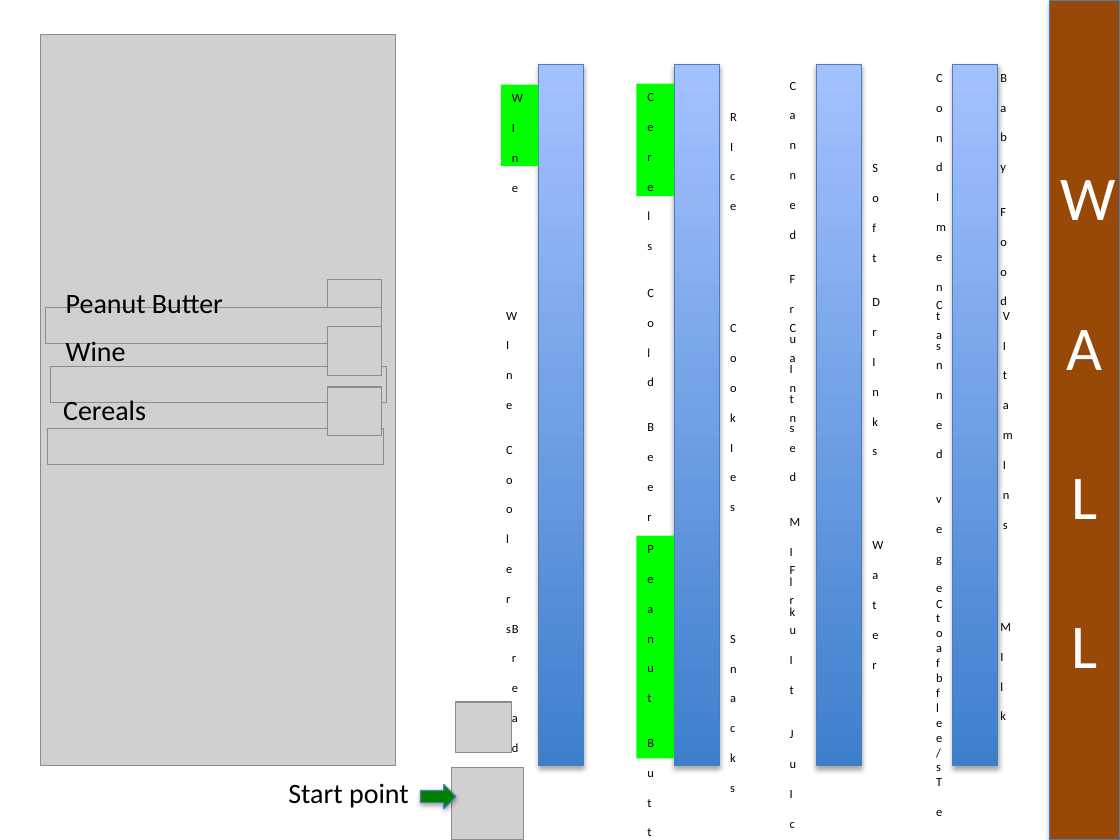
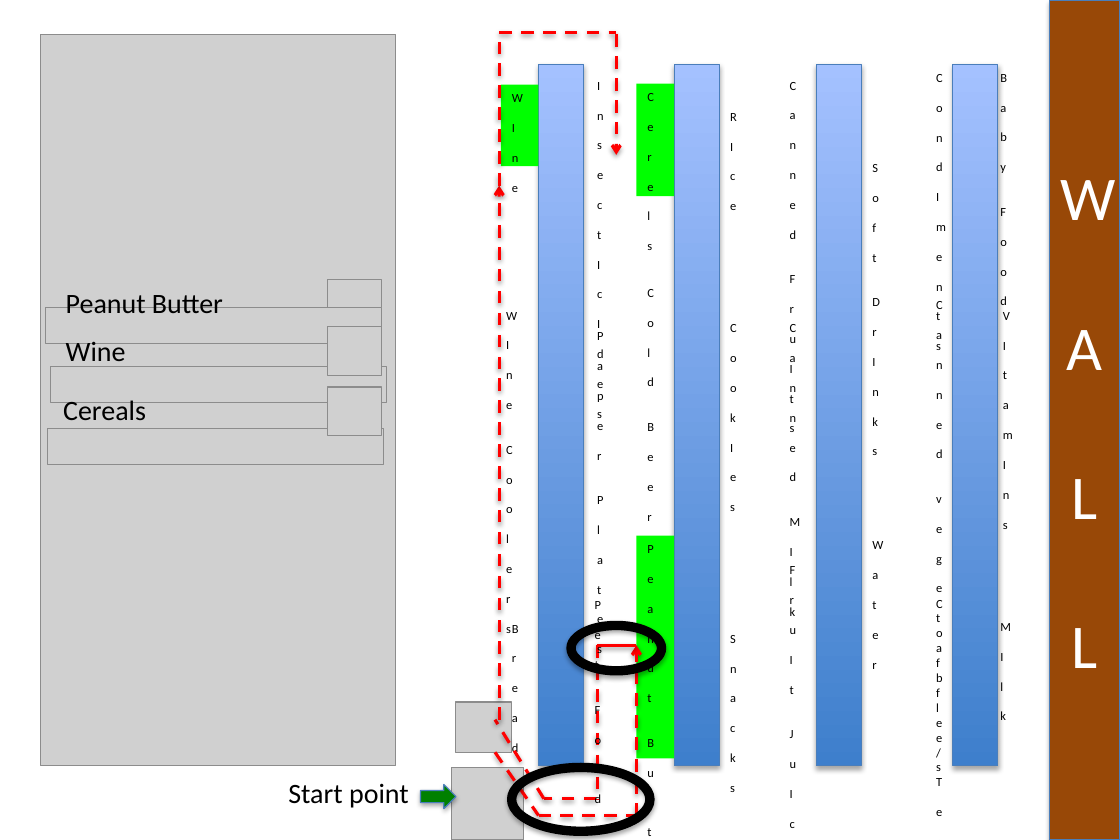
Before and after one commit to samuelbritt/QuickShop, a slide deck: slide 10 of QuickShop_DEMO.pptx. Drawn at 1120x840 pixels with LibreOffice and Linux fonts; fonts in the diff are those of the drawing; grey boxes stand for pictures. Boxes give left, top, right and bottom in pixels: in the first picture for what was removed or moved away, otherwise in the second. Text is boxed around its words. In the diff, an @@ line names an element or a change of style, - is before the commit and + after.

```diff
--- a/QuickShop_DEMO.pptx
+++ b/QuickShop_DEMO.pptx
@@ line added from (500, 186) to (500, 35), #FF0000 2 pt dashed @@
@@ line added from (500, 32) to (616, 32), #FF0000 2 pt dashed @@
@@ arrow added from (616, 35) to (616, 155), #FF0000 2 pt dashed @@
@@ text added at bbox=[595, 82, 604, 657], 8 pt, text #000000 @@
+I n s e c t I c I d e s
@@ arrow added from (500, 720) to (500, 186), #FF0000 2 pt dashed @@
@@ text added at bbox=[597, 312, 940, 702], 8 pt, text #000000 @@
+P a p e r P l a t e s
@@ ellipse added at bbox=[571, 625, 662, 670], outline #000000 6 pt @@
@@ text added at bbox=[595, 601, 603, 777], 8 pt, text #000000 @@
+P e t F o o d
@@ line added from (636, 645) to (597, 645), #FF0000 2 pt @@
@@ line added from (597, 645) to (597, 799), #FF0000 2 pt dashed @@
@@ arrow added from (636, 815) to (636, 645), #FF0000 2 pt dashed @@
@@ line added from (544, 799) to (495, 720), #FF0000 2 pt dashed @@
@@ line added from (495, 753) to (539, 815), #FF0000 2 pt dashed @@
@@ ellipse added at bbox=[512, 767, 651, 831], outline #000000 6 pt @@
@@ line added from (596, 799) to (544, 799), #FF0000 2 pt dashed @@
@@ line added from (539, 815) to (636, 815), #FF0000 2 pt dashed @@
```
Also in this commit, not shown: 7 other slides changed, 2 slides added.
